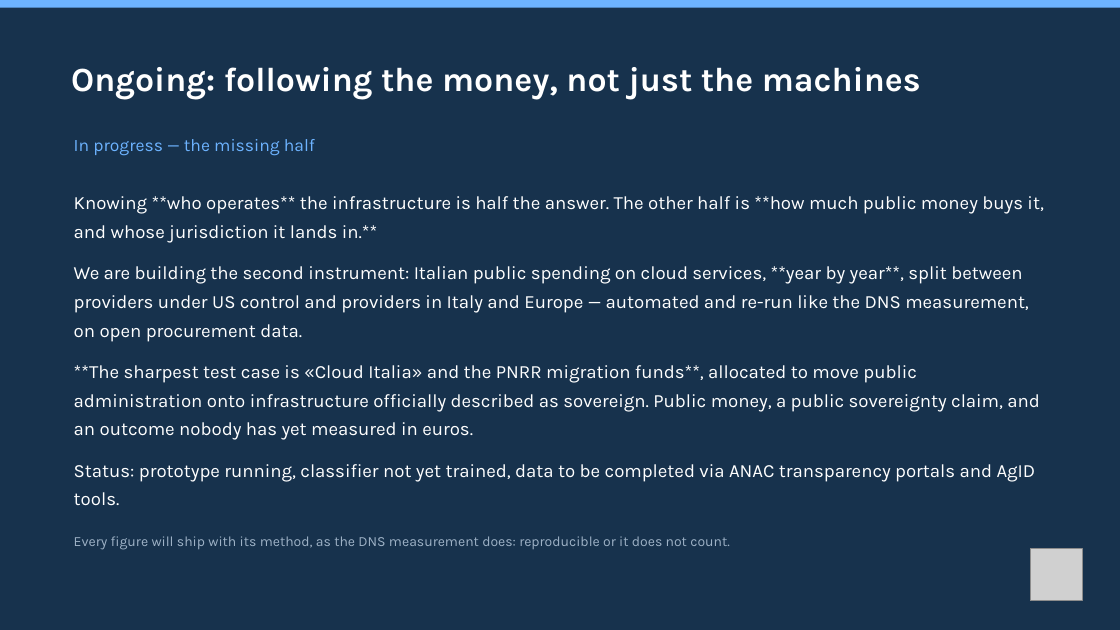
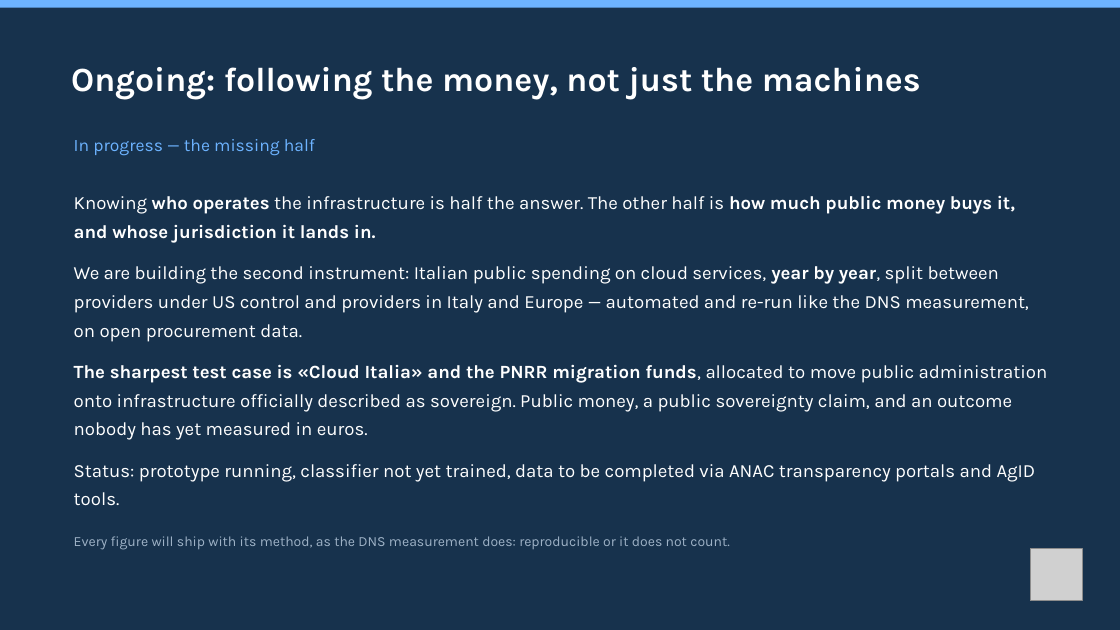
Before and after one commit to mxmap-it/osservatorio-nazionale-sovranita-digitale, a slide deck: slide 9 of static/slide/sfscon-2026-mxmap-italia.pptx. Drawn at 1120x630 pixels with LibreOffice and Linux fonts; fonts in the diff are those of the drawing; grey boxes stand for pictures. Boxes give left, top, right and bottom in pixels: in the first picture for what was removed or moved away, otherwise in the second. Text is boxed around its words. In the diff, an @@ line names an element or a change of style, - is before the commit and + after.

```diff
--- a/static/slide/sfscon-2026-mxmap-italia.pptx
+++ b/static/slide/sfscon-2026-mxmap-italia.pptx
@@ text at bbox=[74, 196, 1048, 440]: text changed @@
-Knowing **who operates** the infrastructure is half the answer. The other half is **how much public money buys it, and whose jurisdiction it lands in.**
-We are building the second instrument: Italian public spending on cloud services, **year by year**, split between providers under US control and providers in Italy and Europe — automated and re-run like the DNS measurement, on open procurement data.
-**The sharpest test case is «Cloud Italia» and the PNRR migration funds**, allocated to move public administration onto infrastructure officially described as sovereign. Public money, a public sovereignty claim, and an outcome nobody has yet measured in euros.
+Knowing who operates the infrastructure is half the answer. The other half is how much public money buys it, and whose jurisdiction it lands in.
+We are building the second instrument: Italian public spending on cloud services, year by year, split between providers under US control and providers in Italy and Europe — automated and re-run like the DNS measurement, on open procurement data.
+The sharpest test case is «Cloud Italia» and the PNRR migration funds, allocated to move public administration onto infrastructure officially described as sovereign. Public money, a public sovereignty claim, and an outcome nobody has yet measured in euros.
```
Also in this commit, not shown: 15 other slides changed, 1 slide added, 5 other files.
